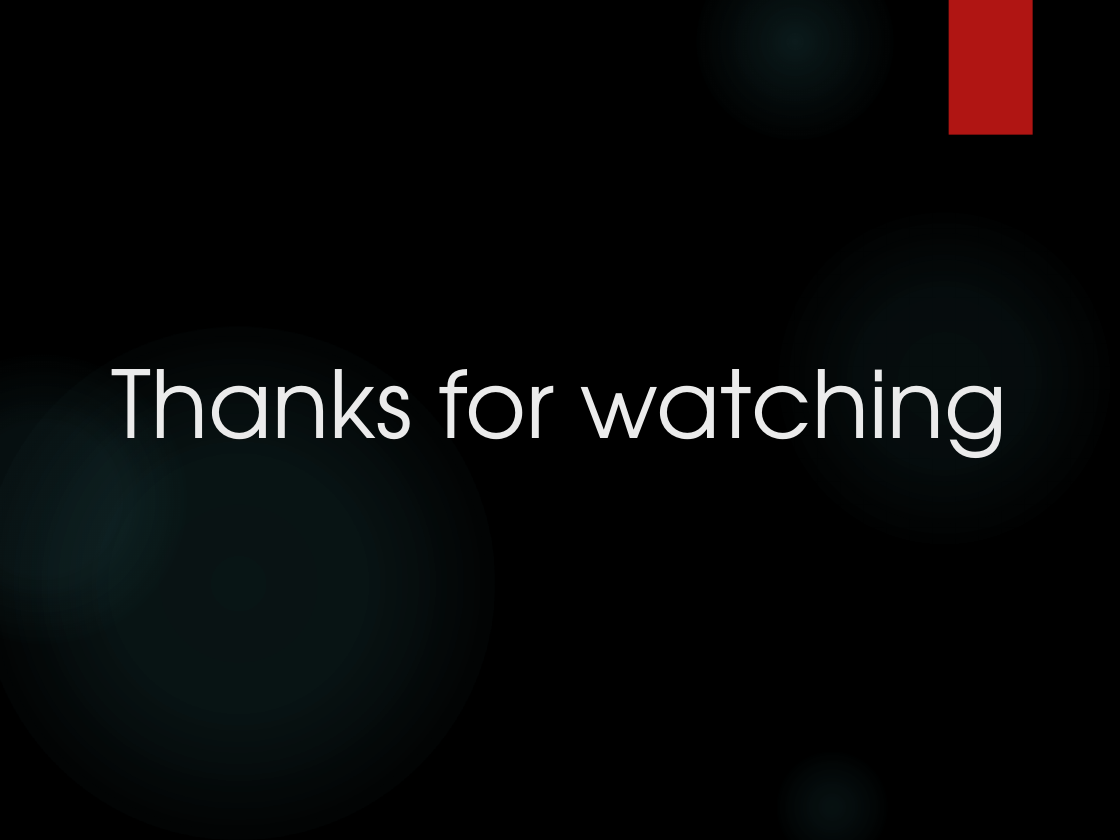
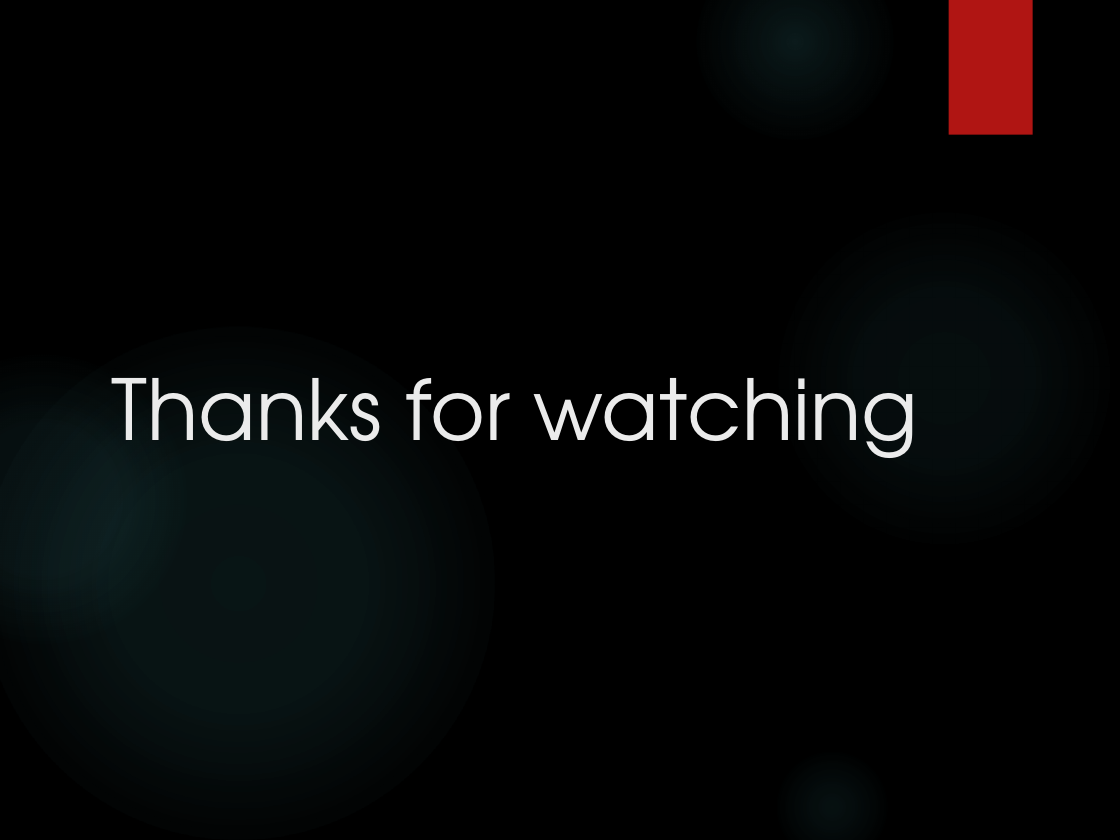
Before and after one commit to dalek-who/MyLearning, a slide deck: slide 9 of Operating system/project4-IPC-and-process-management/P4DesignReview.pptx. Drawn at 1120x840 pixels with LibreOffice and Linux fonts; fonts in the diff are those of the drawing; background and template pictures are left out. Boxes give left, top, right and bottom in pixels: in the first picture for what was removed or moved away, otherwise in the second. Text is boxed around its words. In the diff, an @@ line names an element or a change of style, - is before the commit and + after.

```diff
--- a/Operating system/project4-IPC-and-process-management/P4DesignReview.pptx
+++ b/Operating system/project4-IPC-and-process-management/P4DesignReview.pptx
@@ title "Thanks for watching" at <box>112,378,918,458</box>: size 60 to 54 pt @@
```
Also in this commit, not shown: 4 other slides changed, 1 other file.
